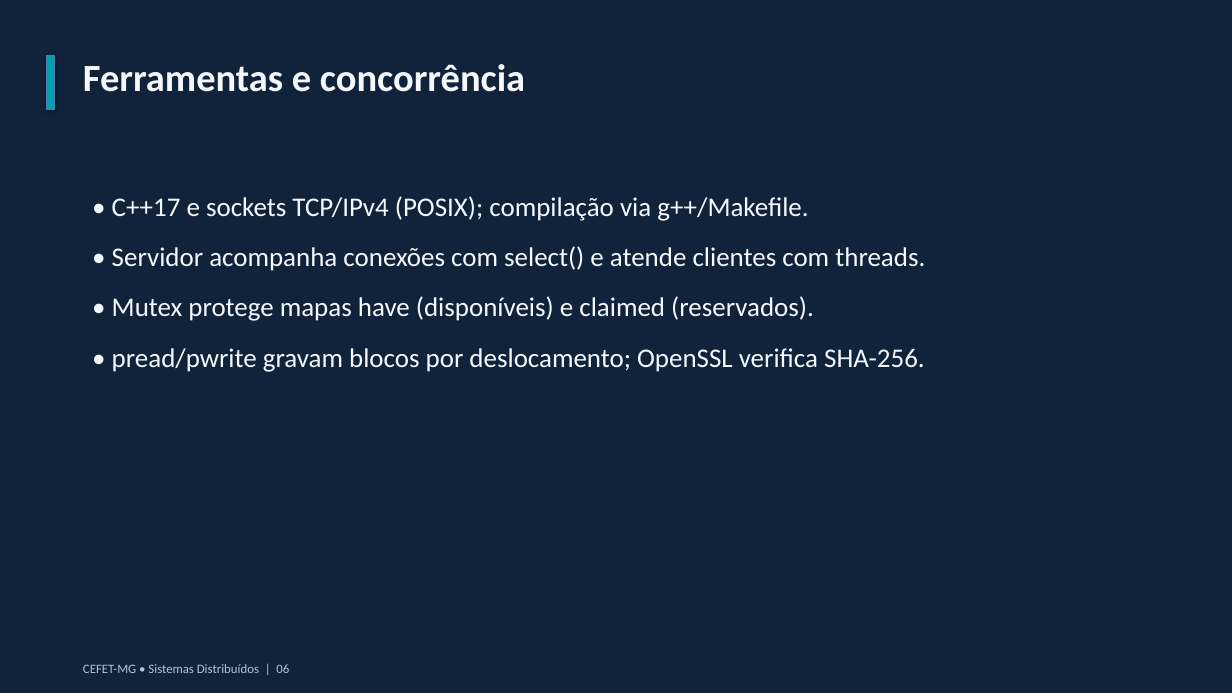
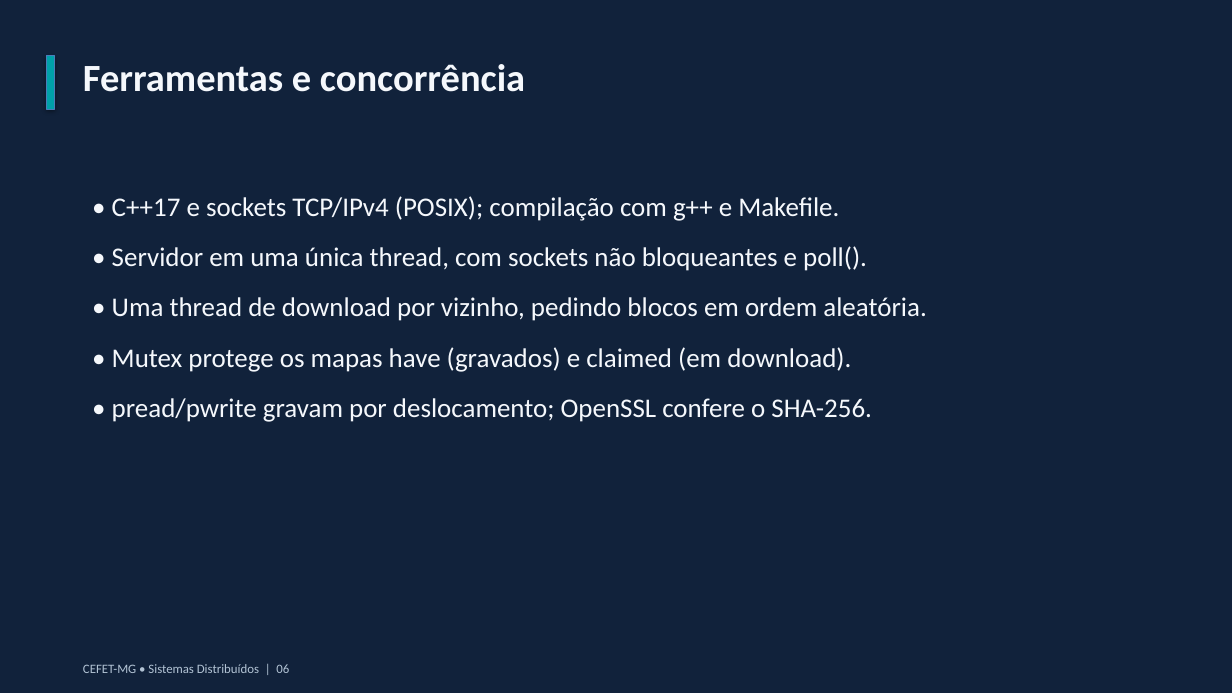
Before and after one commit to allinesferreira/CEFET-SD_TP2, a slide deck: slide 6 of docs/apresentacao.pptx. Drawn at 1232x693 pixels with LibreOffice and Linux fonts; fonts in the diff are those of the drawing. Boxes give left, top, right and bottom in pixels: in the first picture for what was removed or moved away, otherwise in the second. Text is boxed around its words. In the diff, an @@ line names an element or a change of style, - is before the commit and + after.

```diff
--- a/docs/apresentacao.pptx
+++ b/docs/apresentacao.pptx
@@ text at [112,196,926,422]: text changed @@
-• C++17 e sockets TCP/IPv4 (POSIX); compilação via g++/Makefile.
-• Servidor acompanha conexões com select() e atende clientes com threads.
-• Mutex protege mapas have (disponíveis) e claimed (reservados).
-• pread/pwrite gravam blocos por deslocamento; OpenSSL verifica SHA-256.
+• C++17 e sockets TCP/IPv4 (POSIX); compilação com g++ e Makefile.
+• Servidor em uma única thread, com sockets não bloqueantes e poll().
+• Uma thread de download por vizinho, pedindo blocos em ordem aleatória.
+• Mutex protege os mapas have (gravados) e claimed (em download).
+• pread/pwrite gravam por deslocamento; OpenSSL confere o SHA-256.
```
Also in this commit, not shown: 9 other slides changed.
